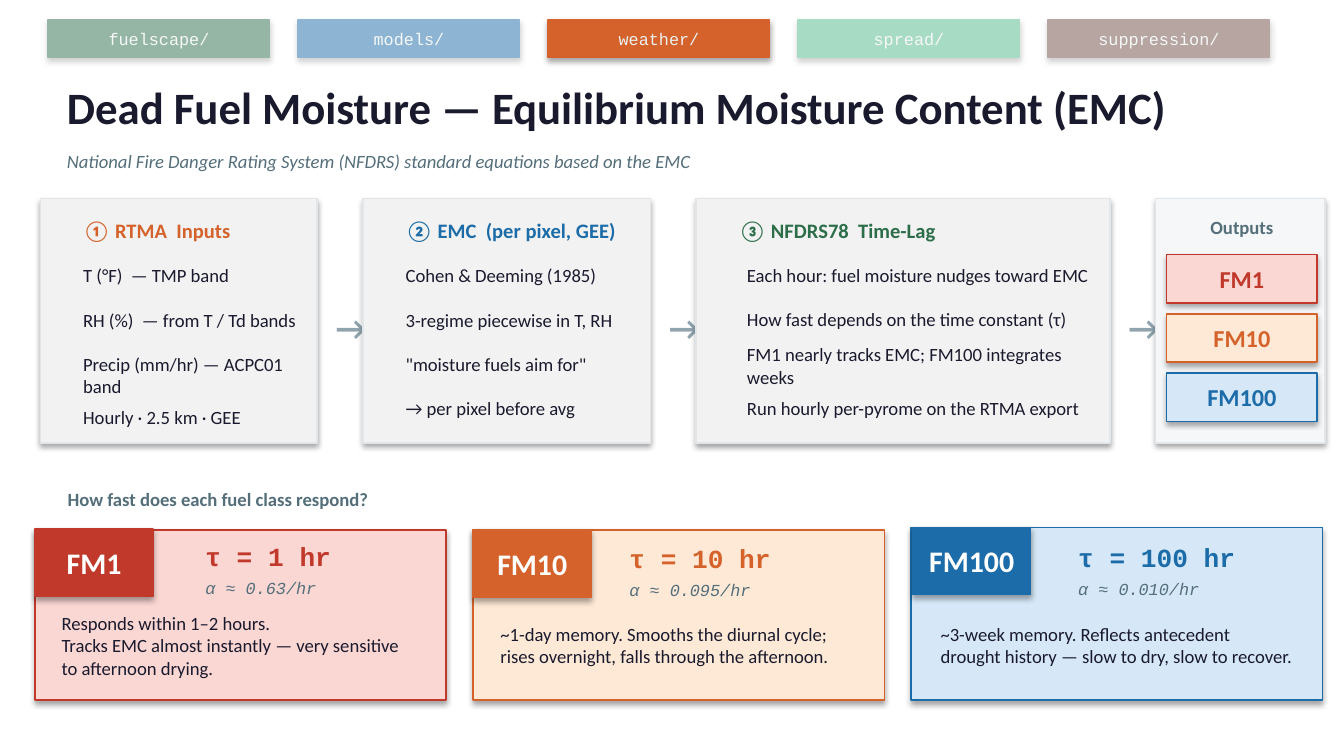
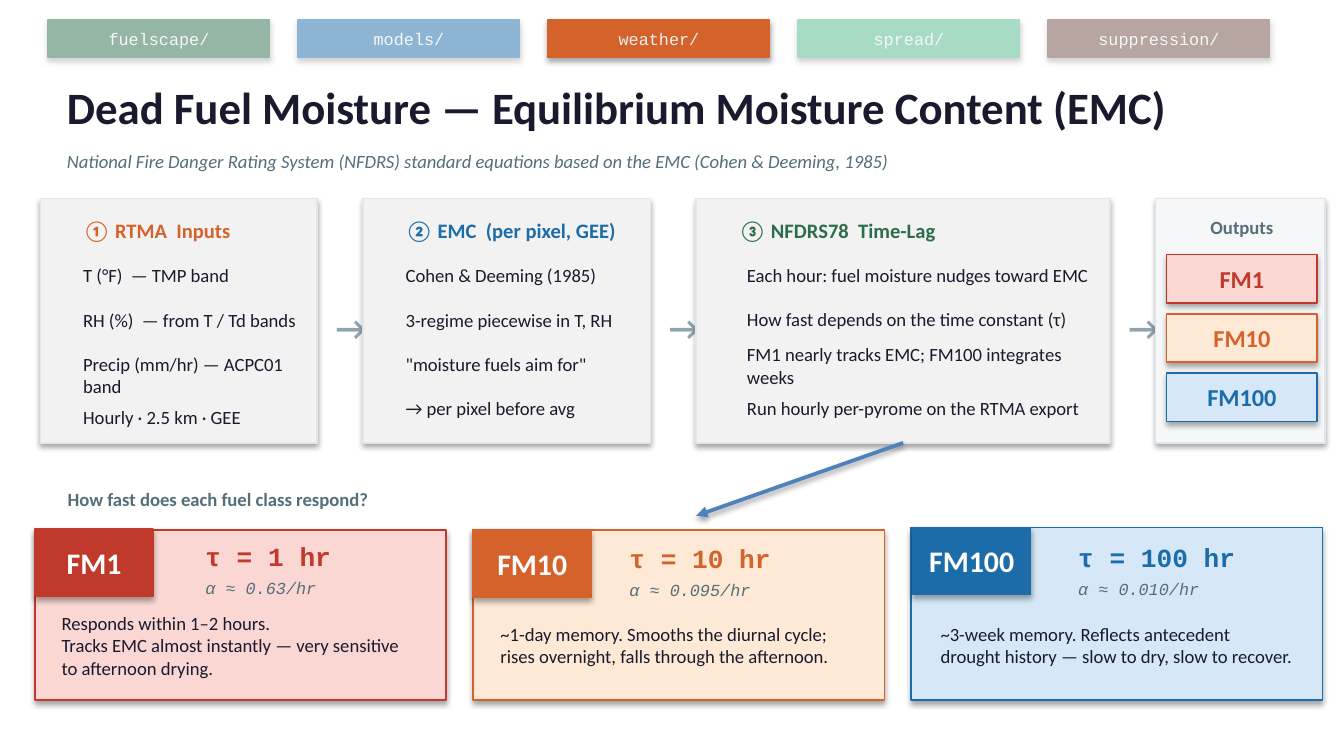
Before and after one commit to maxwellCcook/fb_tools, a slide deck: slide 9 of documents/fb_tools_intro_draft.pptx. Drawn at 1344x756 pixels with LibreOffice and Linux fonts; fonts in the diff are those of the drawing. Boxes give left, top, right and bottom in pixels: in the first picture for what was removed or moved away, otherwise in the second. Text is boxed around its words. In the diff, an @@ line names an element or a change of style, - is before the commit and + after.

Commit message:
Refactored test notebook, added PPT slides for fb_tools intro, refactored RTMA export with fire mask

```diff
--- a/documents/fb_tools_intro_draft.pptx
+++ b/documents/fb_tools_intro_draft.pptx
@@ text at [67,154,887,171]: text changed @@
-National Fire Danger Rating System (NFDRS) standard equations based on the EMC
+National Fire Danger Rating System (NFDRS) standard equations based on the EMC (Cohen & Deeming, 1985)
@@ arrow added from (903, 444) to (696, 516), #4F81BD 2 pt @@
```
Also in this commit, not shown: 8 other slides changed, 4 other files.
